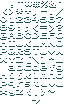
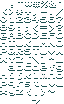
Layer changes from the first 64x104 image to the second:
painted on "Layer #1" over bbox(16, 9, 47, 15)
